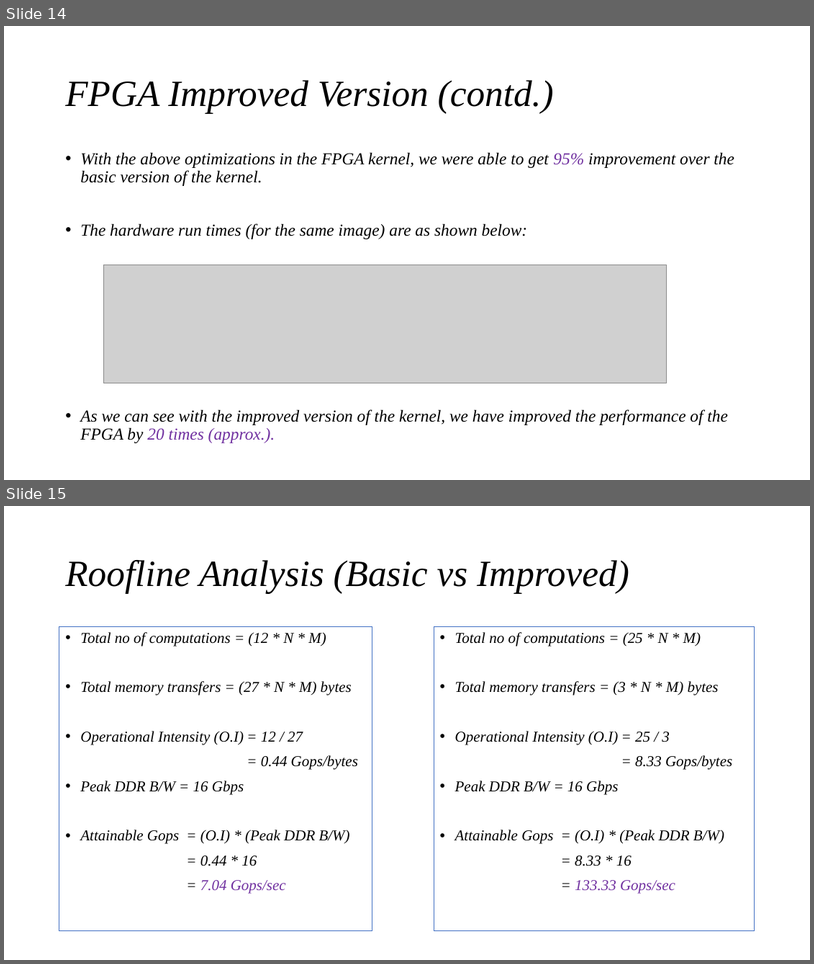
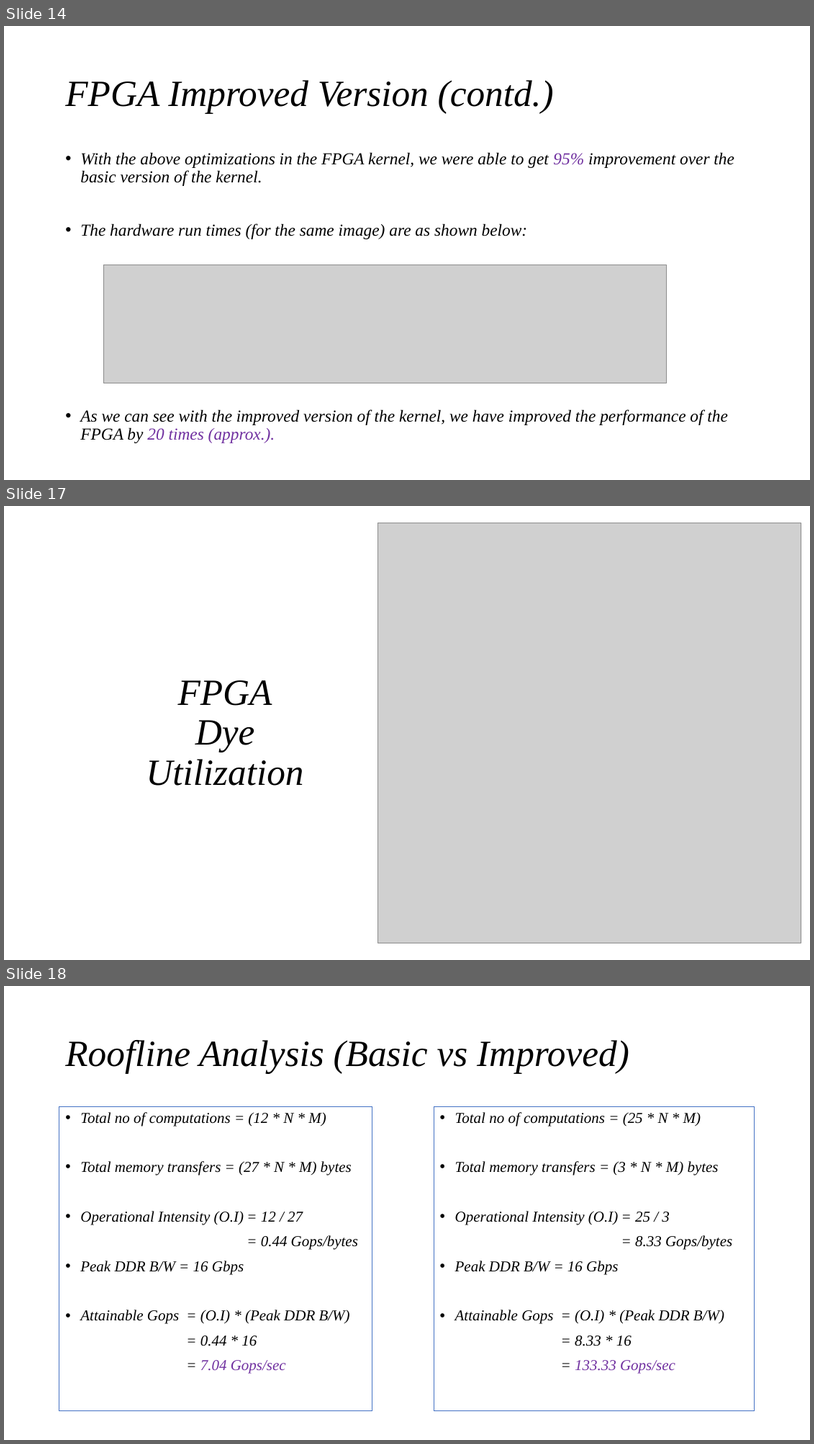
Before and after one commit to adisarip/FBAD, a slide deck: Project/AT/docs/Adaptive_Threshold_Presentation.pptx. Shown one above the other, each under a label of ours: slides 14 and 15 before the commit, slides 14, 17 and 18 after it; the slides between them are not shown. The pictures are 814x964 and 814x1444 pixels, drawn with LibreOffice and Linux fonts; fonts in the diff are those of the drawing; grey boxes stand for pictures. Boxes give left, top, right and bottom in pixels: in the first picture for what was removed or moved away, otherwise in the second. Text is boxed around its words. In the diff, an @@ line names an element or a change of style, - is before the commit and + after.

```diff
--- a/Project/AT/docs/Adaptive_Threshold_Presentation.pptx
+++ b/Project/AT/docs/Adaptive_Threshold_Presentation.pptx
@@ slide 17 added at <box>4,506,810,960</box>, background #FFFFFF @@
@@ picture added at <box>378,523,801,943</box> @@
@@ title added at <box>146,680,304,785</box>, 44 pt, text #000000, italic @@
+FPGA
+Dye
+Utilization
@@ what was slide 15 is now slide 18 @@
```
Also in this commit, not shown: 2 slides changed, 5 other slides added, 2 other files.
